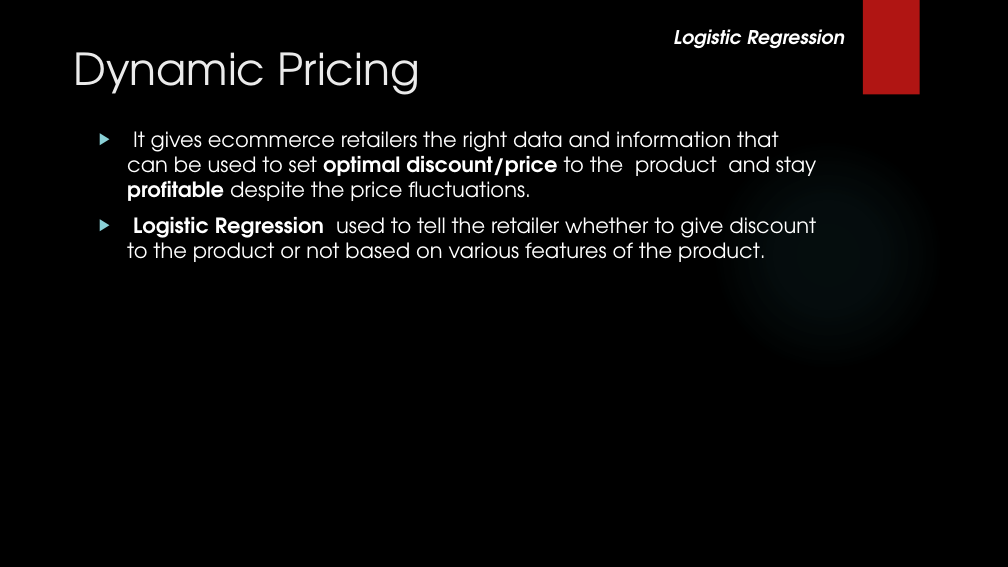
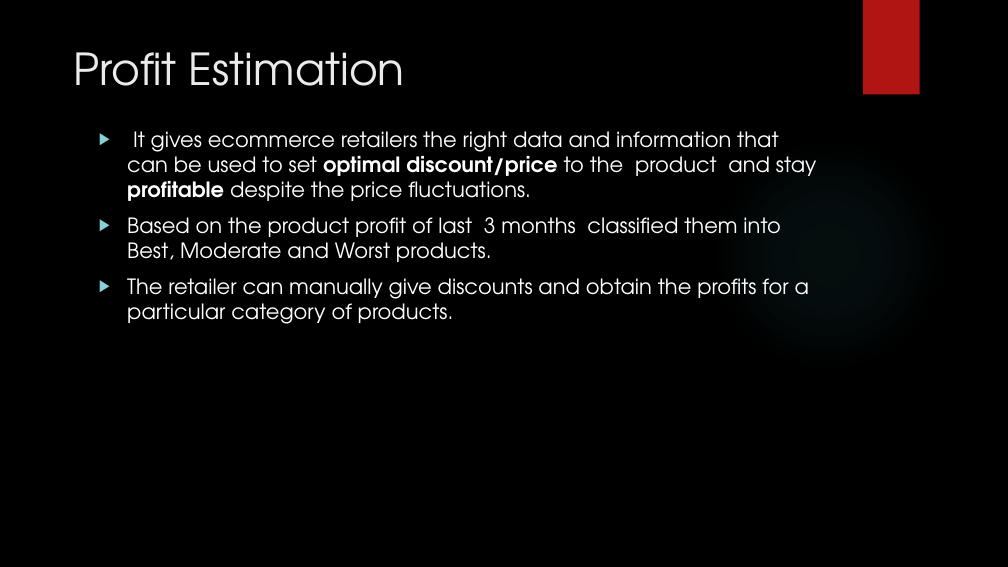
Before and after one commit to madhuhasa/digital-alpha, a slide deck: slide 19 of project/DIGITAL MARKETING.pptx (slide 14 before the commit). Drawn at 1008x567 pixels with LibreOffice and Linux fonts; fonts in the diff are those of the drawing; background and template pictures are left out. Boxes give left, top, right and bottom in pixels: in the first picture for what was removed or moved away, otherwise in the second. Text is boxed around its words. In the diff, an @@ line names an element or a change of style, - is before the commit and + after.

```diff
--- a/project/DIGITAL MARKETING.pptx
+++ b/project/DIGITAL MARKETING.pptx
@@ text removed at (x1=674, y1=29, x2=845, y2=48) @@
-Logistic Regression
@@ title at (x1=73, y1=52, x2=405, y2=86): text changed @@
-Dynamic Pricing
+Profit Estimation
@@ text at (x1=127, y1=217, x2=809, y2=324): text changed @@
-▶ Logistic Regression used to tell the retailer whether to give discount to the product or not based on various features of the product.
+▶ Based on the product profit of last 3 months classified them into Best, Moderate and Worst products.
+▶ The retailer can manually give discounts and obtain the profits for a particular category of products.
```
Also in this commit, not shown: 12 other slides changed, 14 slides added, 2 slides removed.
